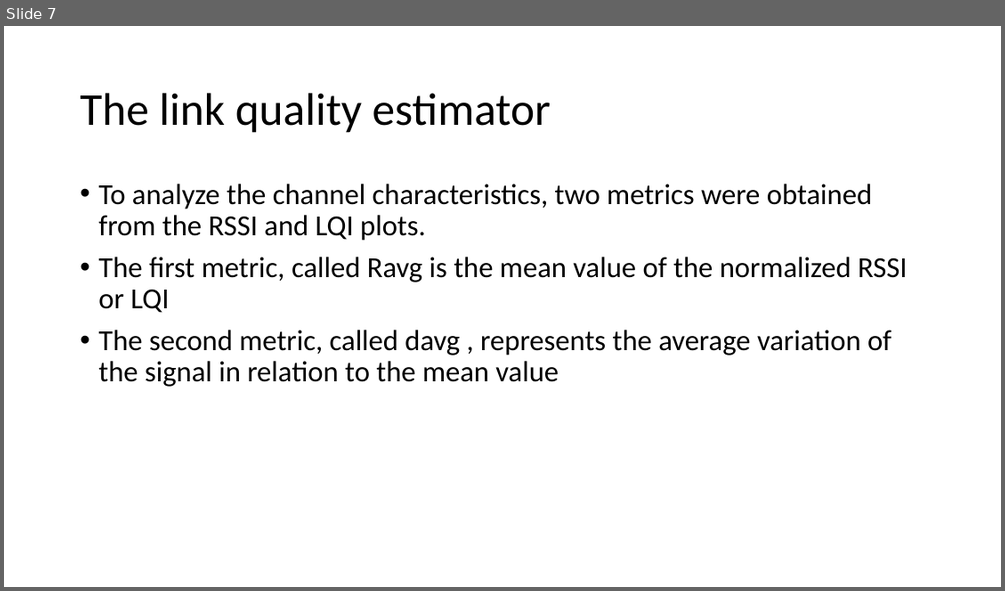
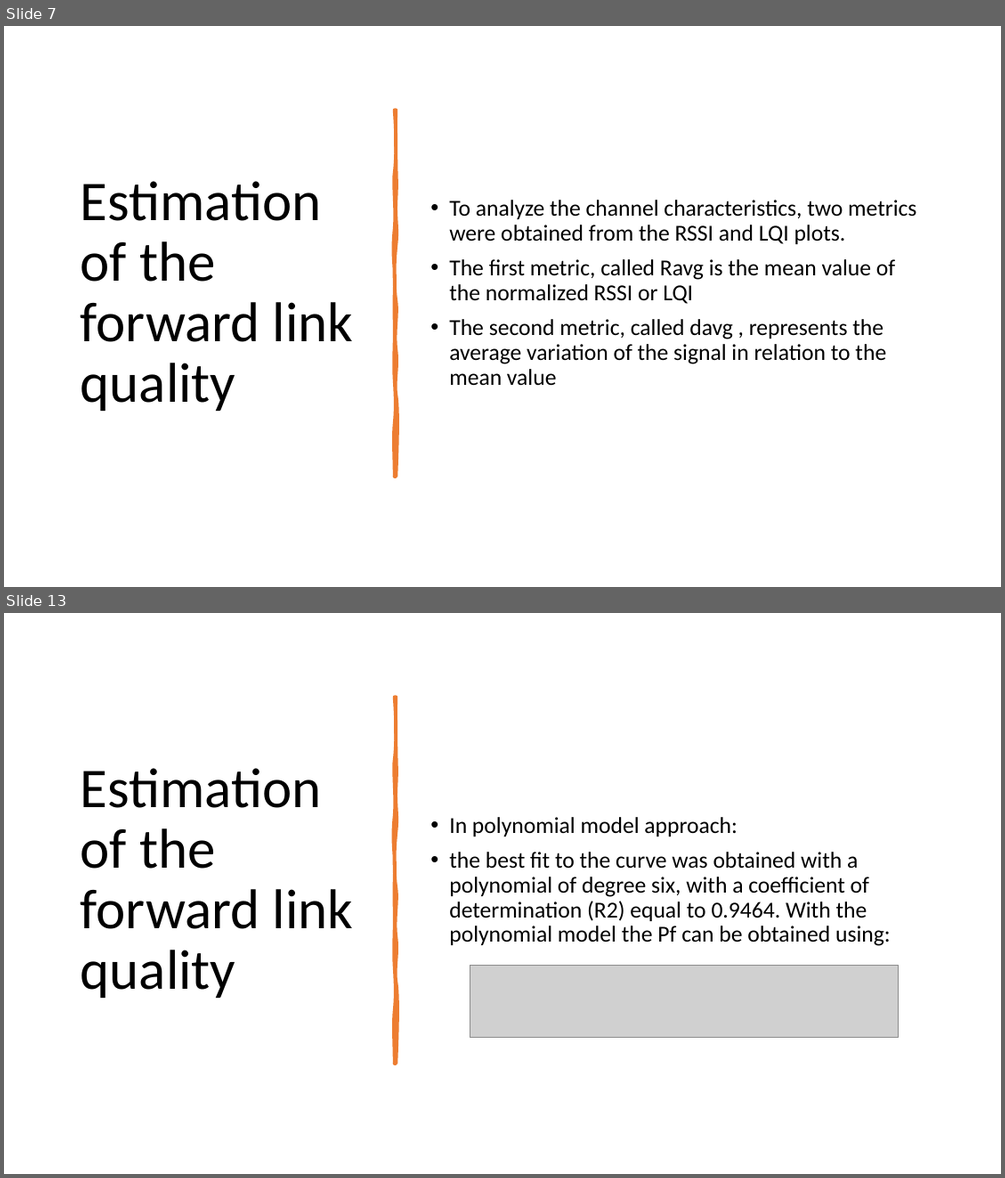
Before and after one commit to huynn8/paper_draft, a slide deck: Real-time link quality estimation for industrial wireless sensor networks using de dicate d nodes.pptx. Shown one above the other, each under a label of ours: slide 7 before the commit, slides 7 and 13 after it; the slides between them are not shown. The pictures are 1005x591 and 1005x1178 pixels, drawn with LibreOffice and Linux fonts; fonts in the diff are those of the drawing; grey boxes stand for pictures. Boxes give left, top, right and bottom in pixels: in the first picture for what was removed or moved away, otherwise in the second. Text is boxed around its words. In the diff, an @@ line names an element or a change of style, - is before the commit and + after.

```diff
--- a/Real-time link quality estimation for industrial wireless sensor networks using de dicate d nodes.pptx
+++ b/Real-time link quality estimation for industrial wireless sensor networks using de dicate d nodes.pptx
@@ slide 13 added at bbox=[4, 613, 1001, 1174], background #FFFFFF @@
@@ freeform shape added at bbox=[395, 697, 396, 1063], fill #ED7D31, outline #ED7D31 3.25 pt @@
@@ title added at bbox=[81, 768, 354, 997], 54 pt, text #000000 @@
+Estimation of the forward link quality
@@ text added at bbox=[449, 817, 890, 946], 22 pt, text #000000 @@
+• In polynomial model approach:
+• the best fit to the curve was obtained with a polynomial of degree six, with a coefficient of determination (R2) equal to 0.9464. With the polynomial model the Pf can be obtained using:
@@ picture added at bbox=[469, 965, 898, 1038] @@
@@ slide 7 changed as well @@
@@ text "To analyze the channel characteristics, ...": place and size @@
-text "To analyze the channel characteristics, ..." at bbox=[98, 184, 906, 386]
+text "To analyze the channel characteristics, ..." at bbox=[449, 200, 916, 386]
@@ text "To analyze the channel characteristics, ..." at bbox=[449, 200, 916, 386]: size 28 to 22 pt; vertical alignment top to middle @@
@@ freeform shape added at bbox=[395, 110, 396, 476], fill #ED7D31, outline #ED7D31 3.25 pt @@
@@ title at bbox=[81, 181, 354, 410]: text changed; size 44 to 54 pt @@
-The link quality estimator
+Estimation of the forward link quality
```
Also in this commit, not shown: 7 other slides changed, 21 other slides added, 1 slide removed.
